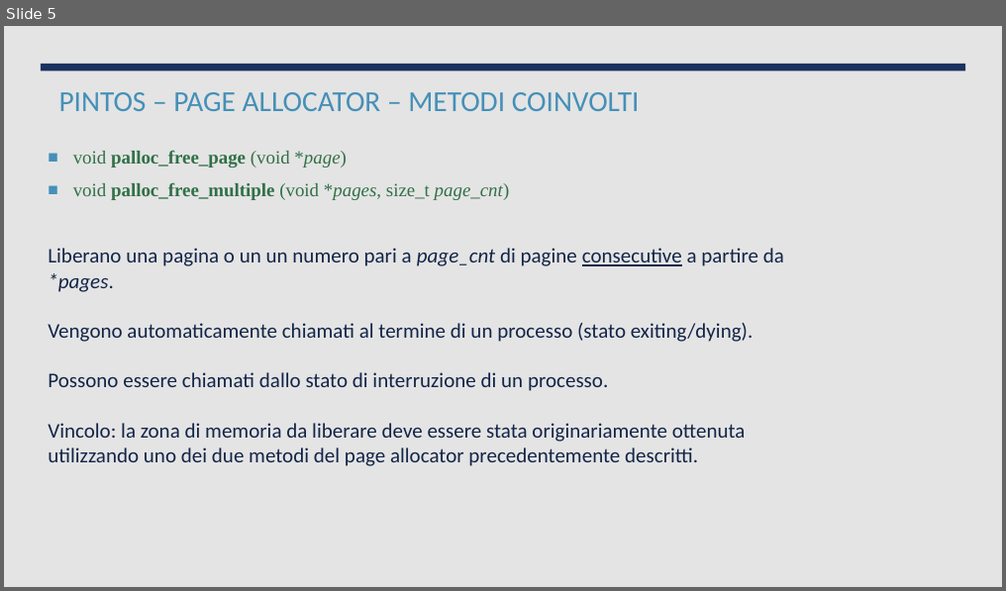
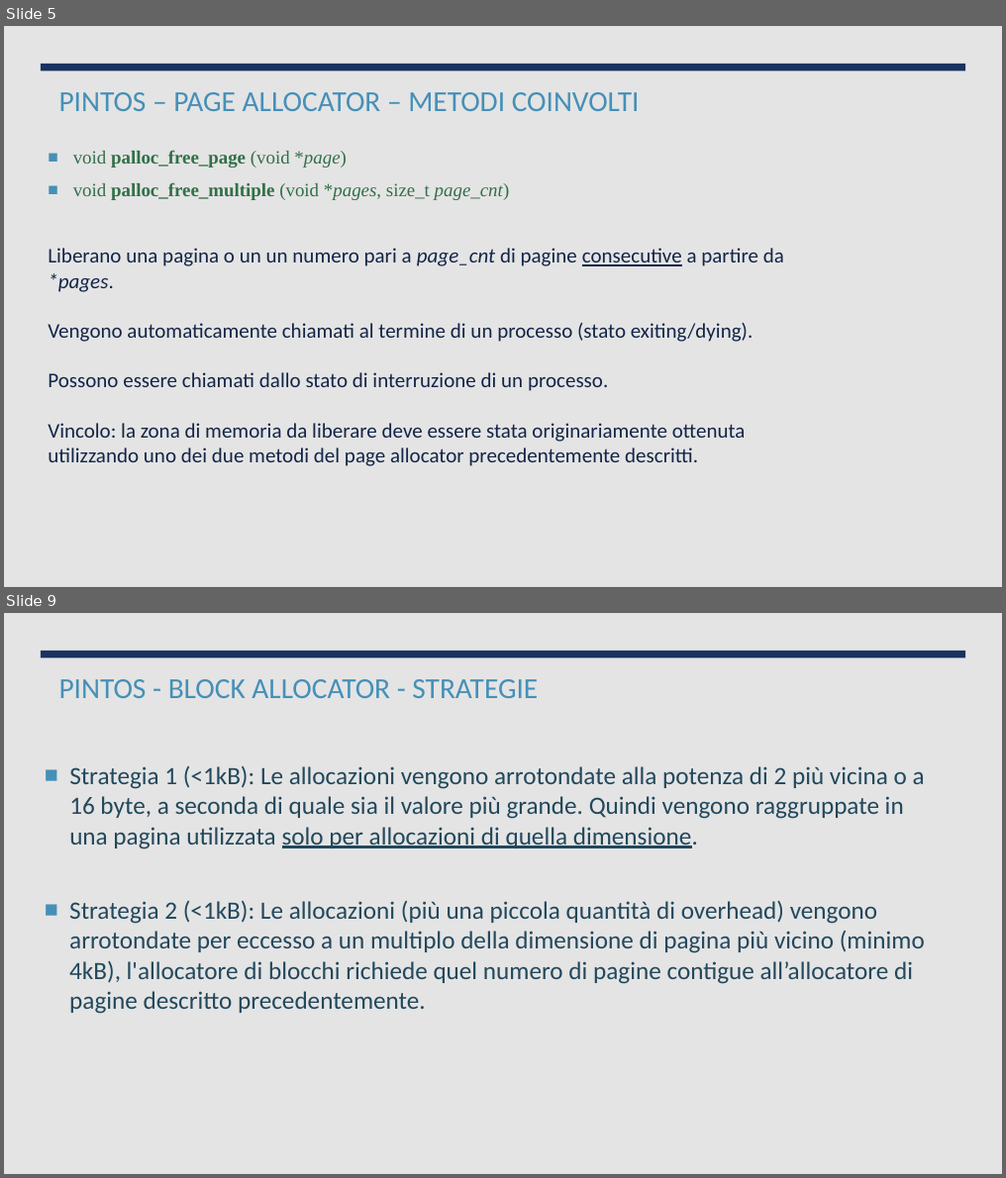
Before and after one commit to ProgrammazioneDiSistema2023-IA-ZZ/Group07, a slide deck: PintOS - Gestione Memoria.pptx. Shown one above the other, each under a label of ours: slide 5 before the commit, slides 5 and 9 after it; the slides between them are not shown. The pictures are 1006x591 and 1006x1178 pixels, drawn with LibreOffice and Linux fonts; fonts in the diff are those of the drawing. Boxes give left, top, right and bottom in pixels: in the first picture for what was removed or moved away, otherwise in the second. Text is boxed around its words. In the diff, an @@ line names an element or a change of style, - is before the commit and + after.

```diff
--- a/PintOS - Gestione Memoria.pptx
+++ b/PintOS - Gestione Memoria.pptx
@@ slide 9 added at (4, 613, 1002, 1174), background #EBEBEB @@
@@ rectangle added at (4, 613, 1002, 1174), fill #E4E4E4 @@
@@ rectangle added at (41, 651, 966, 658), fill #1A3260 @@
@@ title added at (59, 679, 538, 698), 28 pt, text #4590B8 @@
+PINTOS - BLOCK ALLOCATOR - STRATEGIE
@@ text added at (69, 766, 925, 850), 24 pt, text #23485C @@
+■ Strategia 1 (<1kB): Le allocazioni vengono arrotondate alla potenza di 2 più vicina o a 16 byte, a seconda di quale sia il valore più grande. Quindi vengono raggruppate in una pagina utilizzata solo per allocazioni di quella dimensione.
@@ text added at (69, 900, 925, 1014), 24 pt, text #23485C @@
+■ Strategia 2 (<1kB): Le allocazioni (più una piccola quantità di overhead) vengono arrotondate per eccesso a un multiplo della dimensione di pagina più vicino (minimo 4kB), l'allocatore di blocchi richiede quel numero di pagine contigue all’allocatore di pagine descritto precedentemente.
```
Also in this commit, not shown: 6 other slides added.
